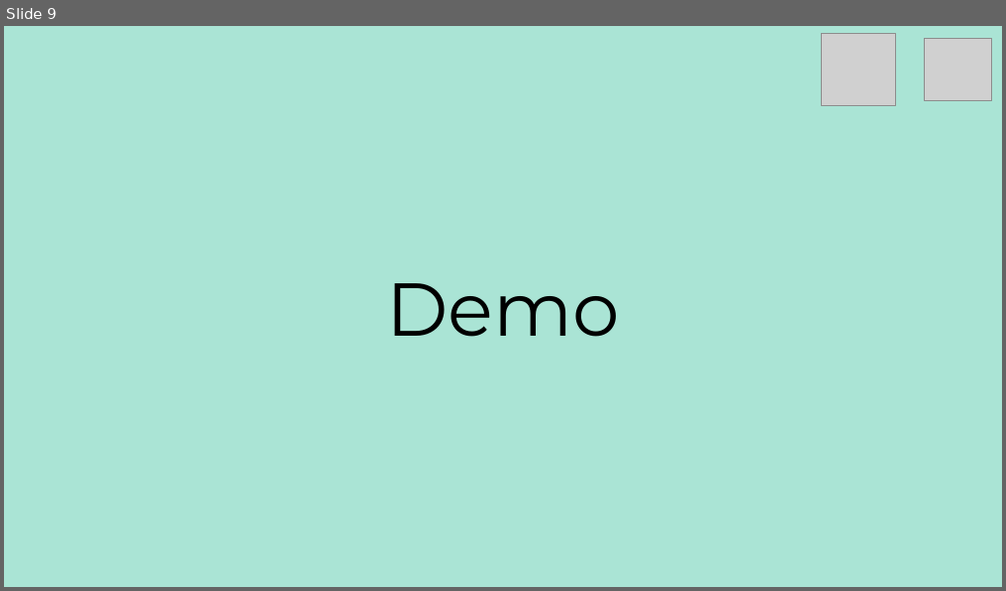
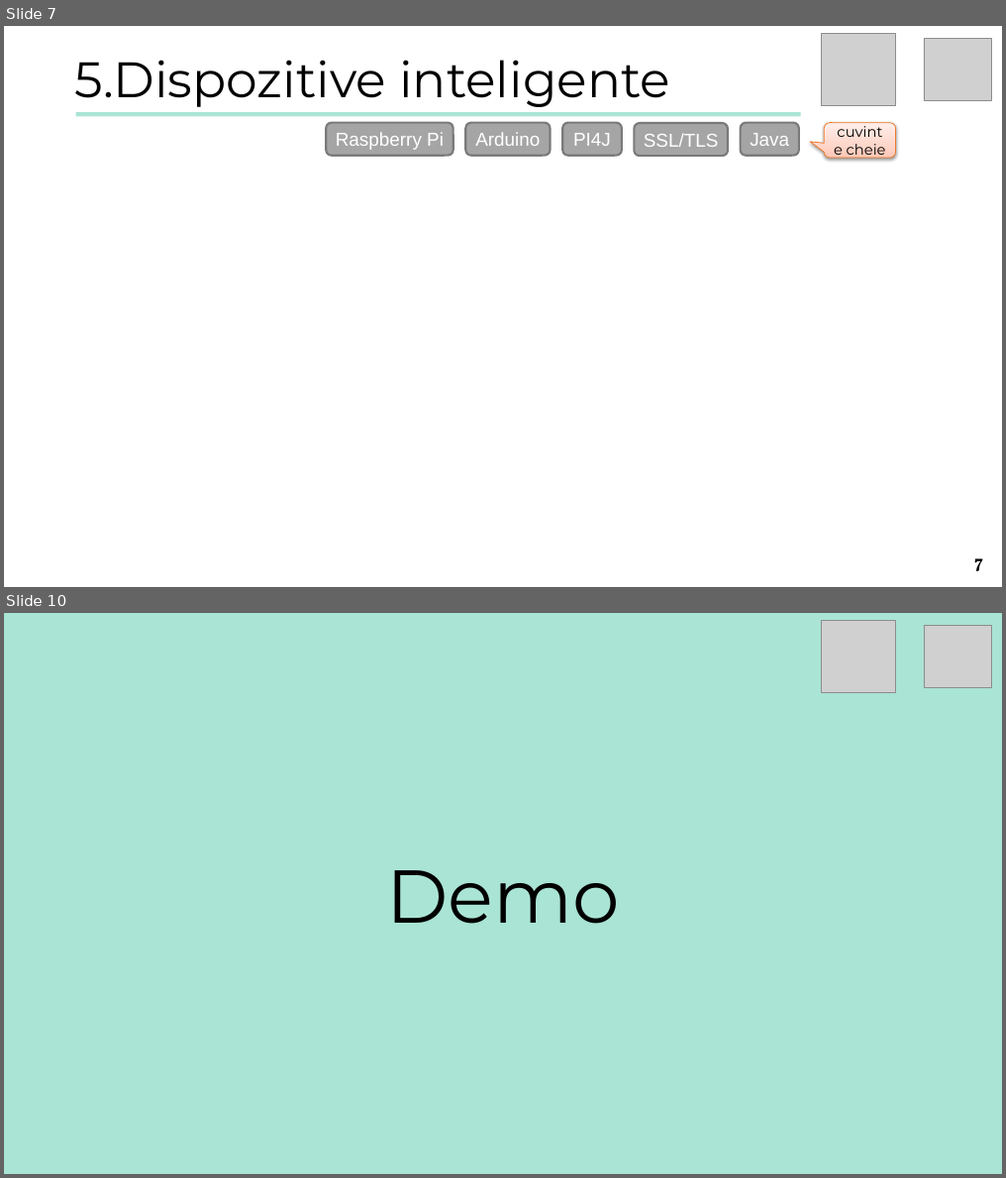
Before and after one commit to turcunicusor/Licenta, a slide deck: Documentation/Presentation.pptx. Shown one above the other, each under a label of ours: slide 9 before the commit, slides 7 and 10 after it; the slides between them are not shown. The pictures are 1006x591 and 1006x1178 pixels, drawn with LibreOffice and Linux fonts; fonts in the diff are those of the drawing; grey boxes stand for pictures. Boxes give left, top, right and bottom in pixels: in the first picture for what was removed or moved away, otherwise in the second. Text is boxed around its words. In the diff, an @@ line names an element or a change of style, - is before the commit and + after.

```diff
--- a/Documentation/Presentation.pptx
+++ b/Documentation/Presentation.pptx
@@ slide 7 added at bbox=[4, 26, 1002, 587], background #FFFFFF @@
@@ picture added at bbox=[822, 33, 896, 106] @@
@@ picture added at bbox=[924, 38, 991, 101] @@
@@ text added at bbox=[75, 60, 670, 107], 48 pt, text #000000 @@
+5.Dispozitive inteligente
@@ rectangle added at bbox=[76, 112, 801, 116], fill #AAE4D5 @@
@@ rounded rectangle added at bbox=[326, 123, 453, 156], fill #A5A5A5, outline #7A7A7A 2 pt, 18 pt, text #FFFFFF @@
+Raspberry Pi
@@ rounded rectangle added at bbox=[466, 123, 550, 156], fill #A5A5A5, outline #7A7A7A 2 pt, 18 pt, text #FFFFFF @@
+Arduino
@@ rounded rectangle added at bbox=[562, 123, 622, 156], fill #A5A5A5, outline #7A7A7A 2 pt, 18 pt, text #FFFFFF @@
+PI4J
@@ rounded rectangle added at bbox=[635, 123, 728, 157], fill #A5A5A5, outline #7A7A7A 2 pt, 18 pt, text #FFFFFF @@
+SSL/TLS
@@ rounded rectangle added at bbox=[741, 123, 799, 156], fill #A5A5A5, outline #7A7A7A 2 pt, 18 pt, text #FFFFFF @@
+Java
@@ rounded speech box added at bbox=[825, 123, 896, 158], fill gradient #FFC7B6 to #FFD7CB to #FFF0EB, outline #EC792B 0.75 pt, 14 pt, text #000000 @@
+cuvinte cheie
@@ page number added at bbox=[974, 559, 983, 571], 18 pt, text #000000, bold @@
+7
@@ what was slide 9 is now slide 10 @@
```
Also in this commit, not shown: 8 slides changed, 2 other slides added, 1 other file.
